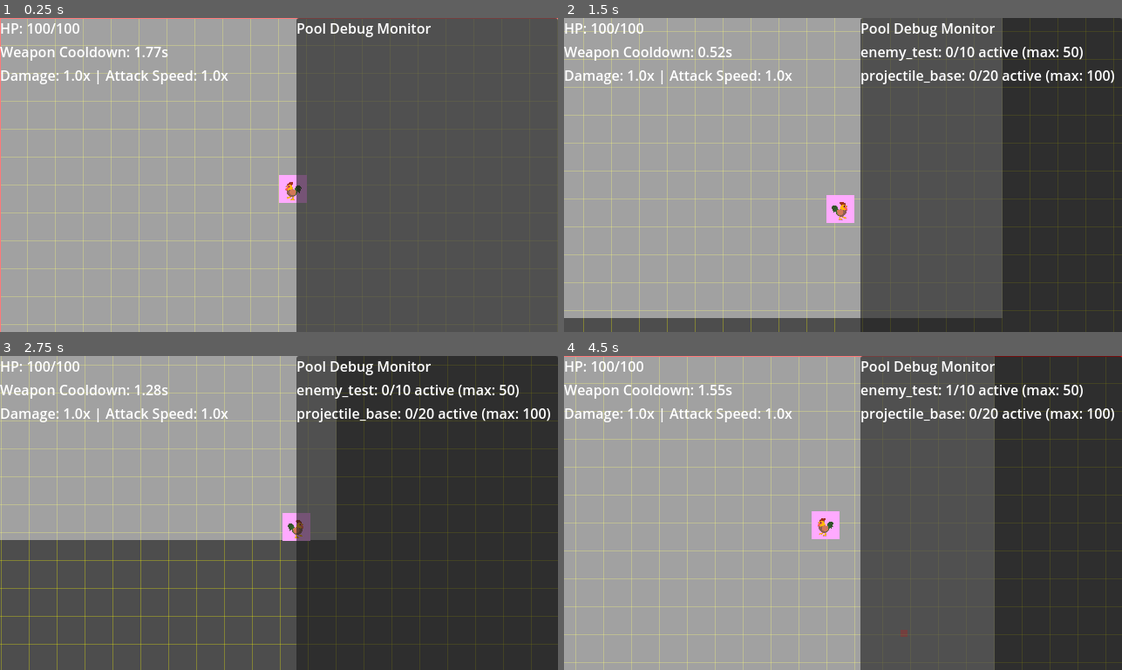
Above: before the commit, frames 1-4 (two rows, left to right).
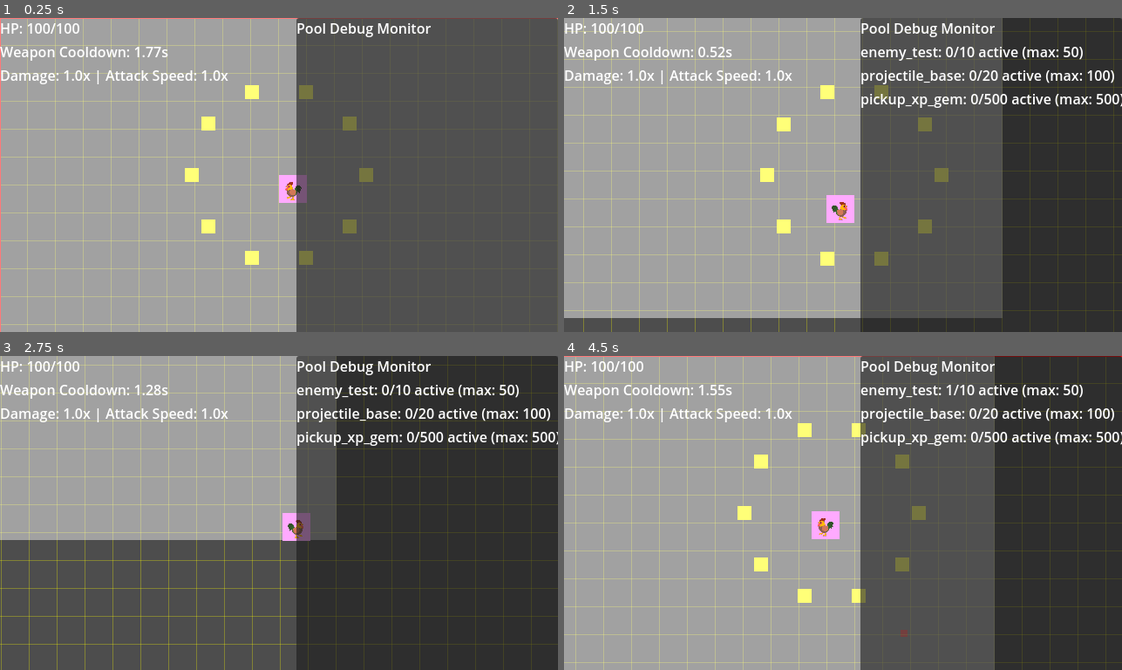
Above: after the commit, the same moments.

Repository: thejoshyee/sarimanok-game
Game: Godot game, scene res://main.tscn
Two runs of this game, one before a commit and one after it. Both use one fixed random seed, a clock stepped at 60 frames per second and the inputs below.
Inputs:
- Up to frame 1 (0.25 s): no input
- Up to frame 2 (1.5 s): tap Enter (ui_accept) at 0.5, 0.77 s; hold Right (move_right) 0.53-1.28 s; tap Space (ui_select) at 0.6, 1.35 s; hold S (move_down) from 1.28 s (still down)
- Up to frame 3 (2.75 s): tap Enter (ui_accept) at 1.52 s; release S (move_down) at 2.03 s; hold Right (move_right) from 2.03 s (still down); tap Space (ui_select) at 2.1 s
- Up to frame 4 (4.5 s): release Right (move_right) at 2.78 s; hold Up (move_up) 2.78-3.53 s; tap Space (ui_select) at 2.85, 3.6, 4.35 s; tap Enter (ui_accept) at 3.02, 3.77 s; hold A (move_left) from 3.53 s (still down)

The runs differ from the first frame. In frame 1, 1.1% of the frame differs, in the area x 33-67%, y 21-79%; in frame 2, 1.8%; in frame 3, 0.7%; in frame 4, 1.8%, in the area x 31-100%, y 21-79%.

Commit message:
feat(progression): implement XP gem pickup with pooling (Task 9.1)
- Add xp_gem scene with Area2D collision and placeholder visual
- Integrate with PoolManager using 500-gem pool capacity
- Implement pooling lifecycle (on_spawn/on_despawn/reset_state)
- Add test spawn/despawn verification (spacebar toggle)
- Verify pool reuse with no memory leaks

Diff:
--- a/game/main.tscn
+++ b/game/main.tscn
@@ -6,6 +6,7 @@
 [ext_resource type="Resource" uid="uid://cwo11ojx1iw81" path="res://resources/test_enemy_pool.tres" id="3_5vw27"]
 [ext_resource type="PackedScene" uid="uid://cg2j7pspt52yr" path="res://scenes/ui/pause_menu.tscn" id="3_h2yge"]
 [ext_resource type="Resource" uid="uid://3binpwgvdws0" path="res://resources/base_projectile_pool.tres" id="4_4c57u"]
+[ext_resource type="Resource" uid="uid://bharnwex5kijy" path="res://resources/xp_gem_pool.tres" id="5_4c57u"]
 [ext_resource type="PackedScene" uid="uid://bib7nigil0j4a" path="res://scenes/ui/pool_debug_overlay.tscn" id="8_5vw27"]
 [ext_resource type="PackedScene" uid="uid://dk4w6bjsr8gca" path="res://scenes/ui/grid_debug_overlay.tscn" id="9_kek77"]
 [ext_resource type="PackedScene" uid="uid://dmf2r32mowlp1" path="res://scenes/ui/hud.tscn" id="11_efxa6"]
@@ -15,7 +16,7 @@
 
 [node name="Node2D" type="Node2D"]
 script = ExtResource("1_ig7tw")
-pool_configs = Array[ExtResource("2_272bh")]([ExtResource("3_5vw27"), ExtResource("4_4c57u")])
+pool_configs = Array[ExtResource("2_272bh")]([ExtResource("3_5vw27"), ExtResource("4_4c57u"), ExtResource("5_4c57u")])
 
 [node name="ColorRect" type="ColorRect" parent="."]
 offset_right = 640.0
--- /dev/null
+++ b/game/resources/xp_gem_pool.tres
@@ -0,0 +1,12 @@
+[gd_resource type="Resource" script_class="PoolConfig" load_steps=2 format=3 uid="uid://bharnwex5kijy"]
+
+[ext_resource type="Script" uid="uid://dnolhjriaskgh" path="res://resources/pool_config.gd" id="1_acxks"]
+
+[resource]
+script = ExtResource("1_acxks")
+pool_id = "pickup_xp_gem"
+scene_path = "res://scenes/pickups/xp_gem.tscn"
+initial_size = 500
+max_size = 500
+can_grow = false
+metadata/_custom_type_script = "uid://dnolhjriaskgh"
--- /dev/null
+++ b/game/scenes/pickups/xp_gem.tscn
@@ -0,0 +1,20 @@
+[gd_scene load_steps=3 format=3 uid="uid://c4axbwvhgx20o"]
+
+[ext_resource type="Script" uid="uid://dohq2o0q1h81v" path="res://scripts/pickups/xp_gem.gd" id="1_m8kyv"]
+
+[sub_resource type="CircleShape2D" id="CircleShape2D_3wtga"]
+radius = 8.0
+
+[node name="XPGem" type="Area2D"]
+script = ExtResource("1_m8kyv")
+
+[node name="CollisionShape2D" type="CollisionShape2D" parent="."]
+shape = SubResource("CircleShape2D_3wtga")
+
+[node name="ColorRect" type="ColorRect" parent="."]
+offset_left = -8.0
+offset_top = -8.0
+offset_right = 8.0
+offset_bottom = 8.0
+pivot_offset = Vector2(8, 8)
+color = Color(1, 1, 0, 1)
--- a/game/scripts/main.gd
+++ b/game/scripts/main.gd
@@ -5,6 +5,7 @@
 
 var spawn_timer: float = 0.0
 var spawn_interval: float = 3.0  # Spawn enemy every 3 seconds
+var test_gems: Array = [] # track spawned test gems
 
 # Called when the node enters the scene tree for the first time.
 func _ready():
@@ -21,6 +22,10 @@
 		PoolManager.register_pool(config)
 	PoolManager.preload_all()
 	print("Enemy pool stats: ", PoolManager.get_pool_stats("enemy_test"))
+	print("XP gem pool stats: ", PoolManager.get_pool_stats("pickup_xp_gem"))
+
+	# Test: Spawn 10 xp gems in a circle for pooling verification
+	test_spawn_xp_gems()
 
 	# Print viewport size to confirm 640×360
 	var viewport_size = get_viewport().get_visible_rect().size
@@ -54,6 +59,19 @@
 
 # Camera follows the player
 func _process(_delta):
+	# Test: Press Space to toggle XP Gems (despawn all, then respawn)
+	if Input.is_action_just_pressed("ui_select"): # space bar
+		if test_gems.size() > 0:
+			# despawn all test gems
+			for gem in test_gems:
+				PoolManager.despawn(gem)
+			test_gems.clear()
+			print("Despawned all test gems")
+		else:
+			# Respawn 10 gems
+			test_spawn_xp_gems()
+
+	# Camera follows the player
 	if has_node("Player"):
 		$Camera2D.position = $Player.position
 
@@ -73,3 +91,20 @@
 		var distance = randf_range(150, 250)
 		enemy.global_position = player_pos + Vector2(cos(angle), sin(angle)) * distance
 		print("Spawned enemy at: ", enemy.global_position)
+
+
+func test_spawn_xp_gems():
+	# spawn 10 xp gems in a circle pattern around player for test
+	var player_pos = $Player.position if has_node("Player") else Vector2(320, 180)
+	var radius = 100.0
+
+	for i in range(10):
+		var angle = (i / 10.0) * TAU # Divide circle into 10 equal angles
+		var offset = Vector2(cos(angle), sin(angle)) * radius
+		var gem = PoolManager.spawn("pickup_xp_gem", player_pos + offset)
+		if gem:
+			test_gems.append(gem) # store reference to spawned gem
+			print("Spawned XP gem #", i, " at: ", gem.global_position)
+
+	# Print pool stats after spawning
+	print("After spawn - ", PoolManager.get_pool_stats("pickup_xp_gem"))
--- /dev/null
+++ b/game/scripts/pickups/xp_gem.gd
@@ -0,0 +1,18 @@
+extends Area2D
+
+# How much XP this gem gives when collected
+@export var xp_value: int = 10
+
+func reset_state() -> void:
+	# Reset any sttate when reused from pool
+	xp_value = 10
+
+func on_spawn() -> void:
+	# called when this gem is taken from the pool
+	visible = true
+	monitoring = true # enable area2d collision detection
+
+func on_despawn() -> void:
+	# cdalled when returned to the pool
+	visible = false
+	monitoring = false # disable area2d collision detection to save performance
Not shown: 1 places in game/main.tscn that only renumber resources
Not shown, added: game/scripts/pickups/xp_gem.gd.uid
Not shown, changed: .taskmaster/tasks/tasks.json
